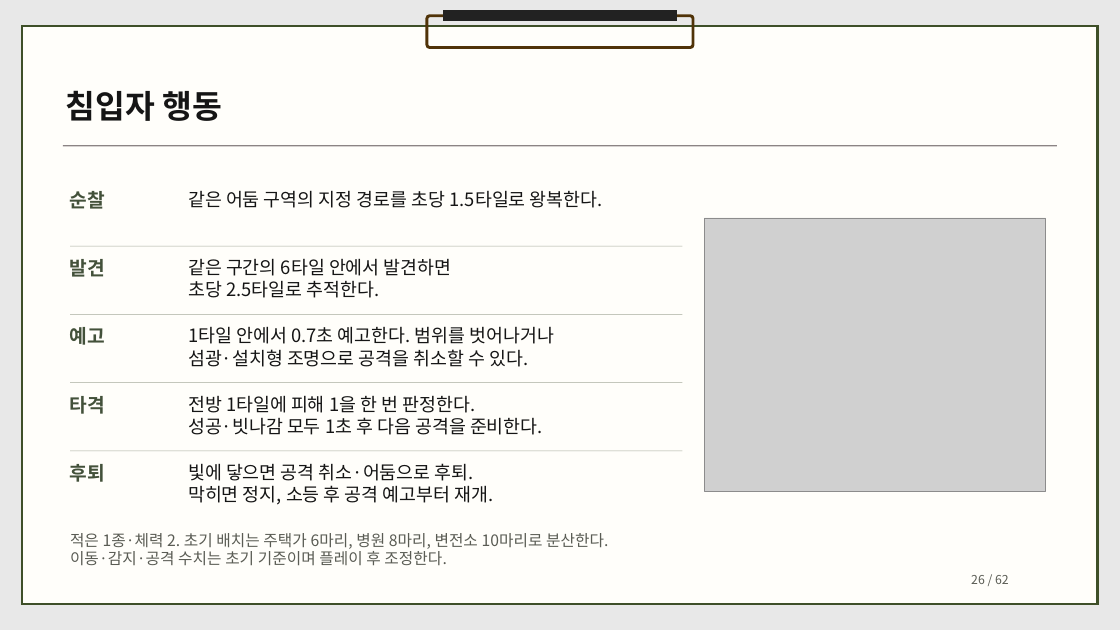
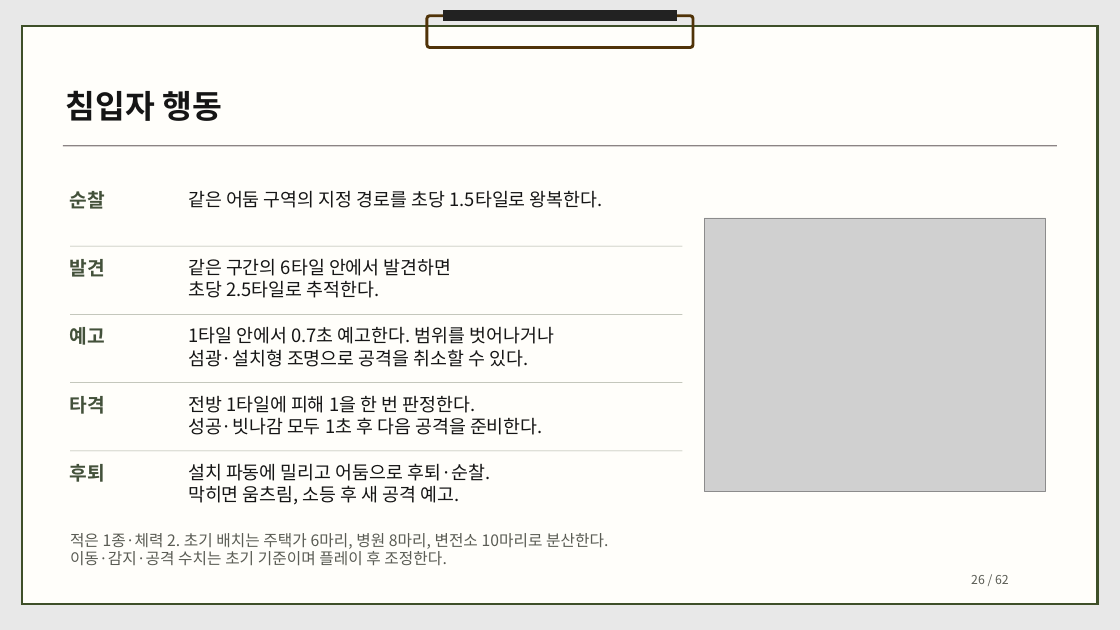
Before and after one commit to dbguswh/2Dgame_project, a slide deck: slide 26 of 2D게임프로그래밍 기획서.pptx. Drawn at 1120x630 pixels with LibreOffice and Linux fonts; fonts in the diff are those of the drawing; grey boxes stand for pictures. Boxes give left, top, right and bottom in pixels: in the first picture for what was removed or moved away, otherwise in the second. Text is boxed around its words. In the diff, an @@ line names an element or a change of style, - is before the commit and + after.

```diff
--- a/2D게임프로그래밍 기획서.pptx
+++ b/2D게임프로그래밍 기획서.pptx
@@ text at [188,463,490,505]: text changed @@
-빛에 닿으면 공격 취소·어둠으로 후퇴.
-막히면 정지, 소등 후 공격 예고부터 재개.
+설치 파동에 밀리고 어둠으로 후퇴·순찰.
+막히면 움츠림, 소등 후 새 공격 예고.
```
Also in this commit, not shown: 7 other slides changed, 3 other files.
